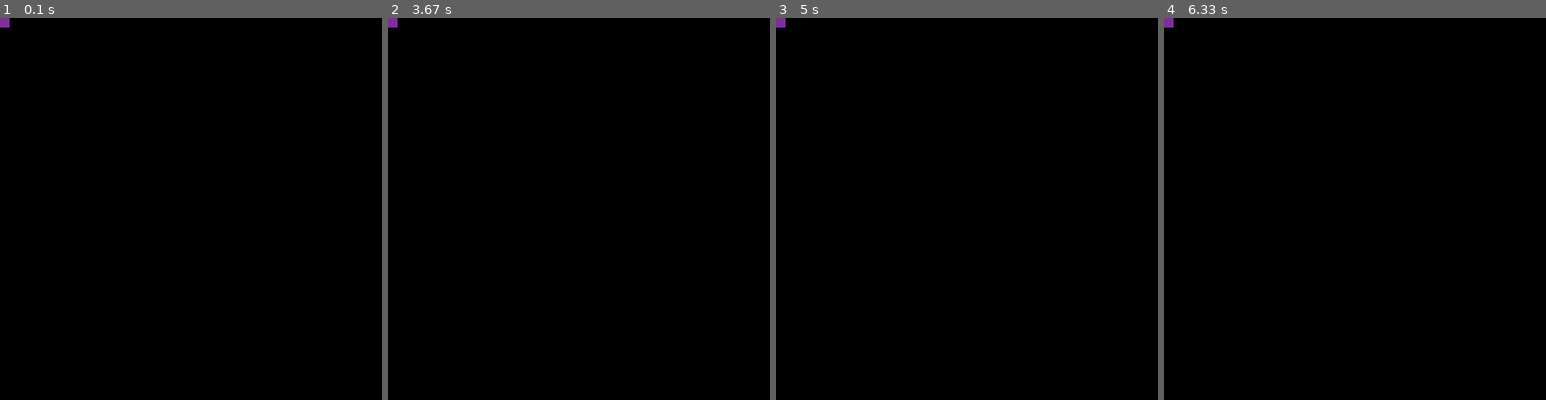
Above: before the commit, frames 1-4 (left to right).
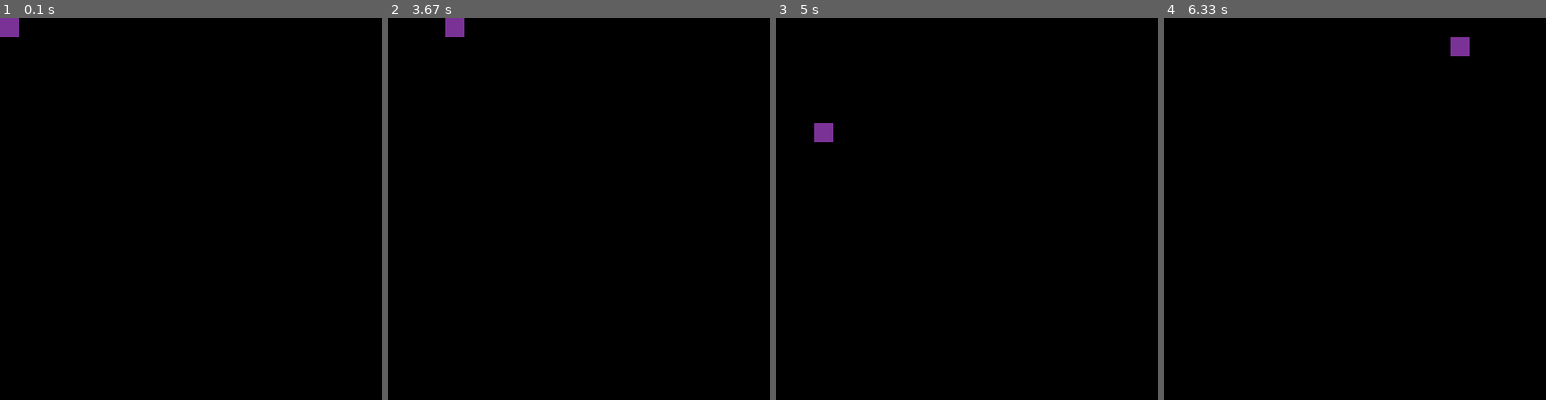
Above: after the commit, the same moments.

Repository: CJSatnarine/PyGame
Game: pygame game, started from main.py
The game is run twice, just before and just after one commit, with the same random seed, the same clock (stepped at 60 frames per second) and the same inputs.
Inputs:
- Up to frame 1 (0.1 s): no input
- Up to frame 2 (3.67 s): hold D 0.33-0.8 s; hold W 0.83-1.13 s; hold A 1.67-2.2 s; hold S 2.23-2.53 s; hold D from 3.4 s (still down)
- Up to frame 3 (5 s): release D at 4.03 s; hold S 4.07-4.43 s; hold A 4.47-4.93 s; hold D from 4.97 s (still down)
- Up to frame 4 (6.33 s): release D at 5.43 s; hold W 5.47-5.77 s; hold D 5.8-6.27 s; hold A from 6.3 s (still down)

The runs differ from the first frame. In frame 1, 0.2% of the frame differs, in the area x 0-5%, y 0-5%; in frame 2, 0.3%, in the area x 0-20%, y 0-5%; in frame 3, 0.3%; in frame 4, 0.3%.

Commit message:
Player Movement.

Diff:
--- a/main.py
+++ b/main.py
@@ -1,14 +1,13 @@
 #Imports.
 import pygame;
+import sys;
 
 #Initialisation and set up.
 pygame.init();
 
-#Window variables
+#Window set-up.
 windowHeight = 400;
 windowWidth = 400;
-
-#Window set-up.
 window = pygame.display.set_mode((windowHeight, windowWidth));
 pygame.display.set_caption('PyGame');
 
@@ -27,8 +26,9 @@
 # Player Variables.
 playerXLocation = 0;
 playerYLocation = 0;
-playerWidth = 10;
-playerHeight = 10;
+playerWidth = 20;
+playerHeight = 20;
+playerSpeed = 5;
 player = pygame.Rect(playerXLocation, playerYLocation, playerWidth, playerHeight);
 
 #Loop.
@@ -37,14 +37,28 @@
         if event.type == pygame.QUIT:
             runGame = False;
 
+    #Key Handling.
+    keys = pygame.key.get_pressed()
+
+    #Player Movement based on arrow keys.
+    if keys[pygame.K_w]:
+        player.y -= playerSpeed;
+
+    if keys[pygame.K_s]:
+        player.y += playerSpeed;
+
+    if keys[pygame.K_a]:
+        player.x -= playerSpeed;
+
+    if keys[pygame.K_d]:
+        player.x += playerSpeed;
+
     #Drawing code.
     #Clears the screen to black.
     window.fill(black);
 
     #Drawing stuff.
     pygame.draw.rect(window, purple, player);
-
-
 
     #Updates the screen with what is drawn.
     pygame.display.flip();
